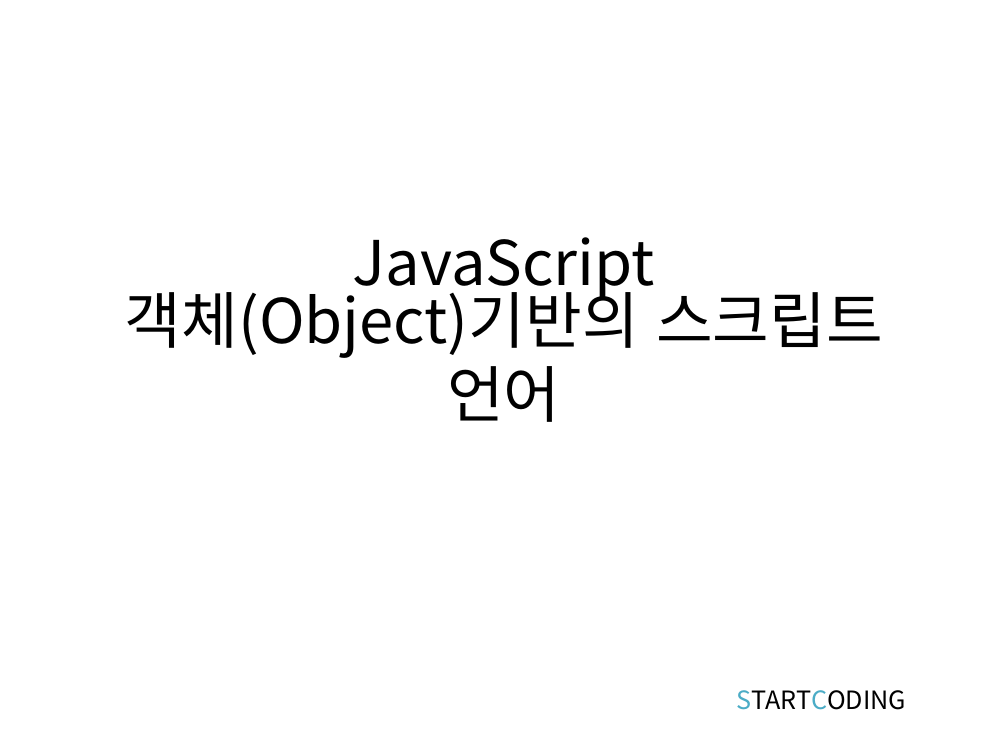
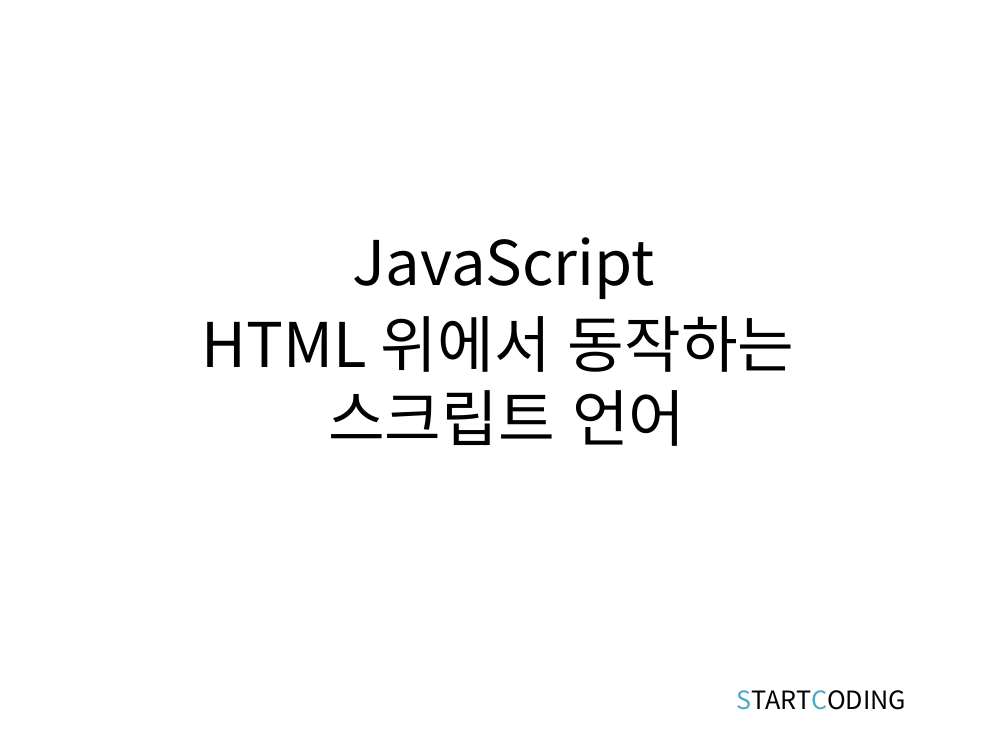
Before and after one commit to kwonkijun/web, a slide deck: slide 2 of 프론트엔드기초(PPT)/JAVASCRIPT 1강_개요.pptx. Drawn at 1008x756 pixels with LibreOffice and Linux fonts; fonts in the diff are those of the drawing. Boxes give left, top, right and bottom in pixels: in the first picture for what was removed or moved away, otherwise in the second. Text is boxed around its words. In the diff, an @@ line names an element or a change of style, - is before the commit and + after.

```diff
--- a/프론트엔드기초(PPT)/JAVASCRIPT 1강_개요.pptx
+++ b/프론트엔드기초(PPT)/JAVASCRIPT 1강_개요.pptx
@@ text at (202,316,795,446): text changed @@
-객체(Object)기반의 스크립트 언어
+HTML 위에서 동작하는
+스크립트 언어
```
Also in this commit, not shown: 2 slides removed, 5 other files.
